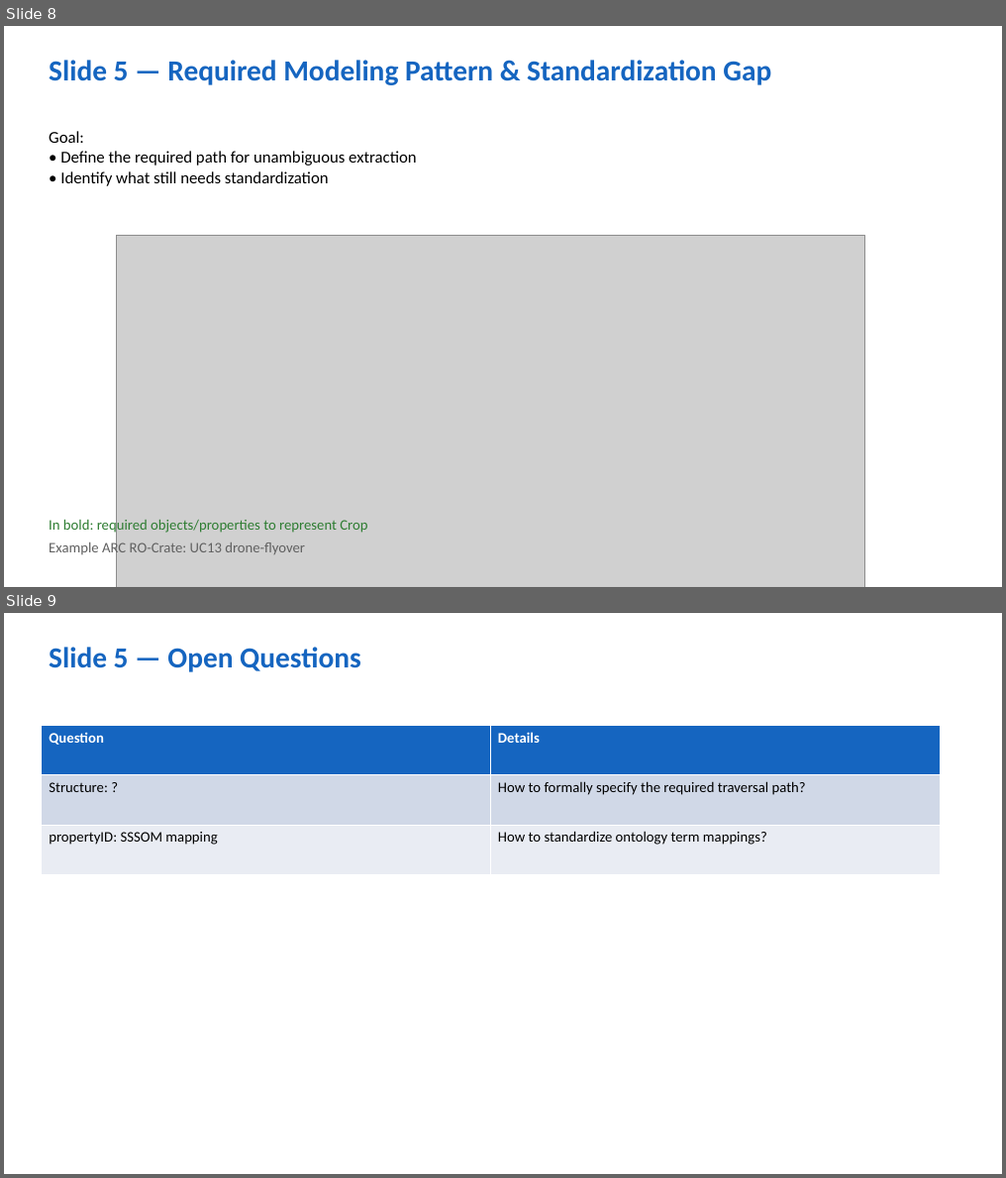
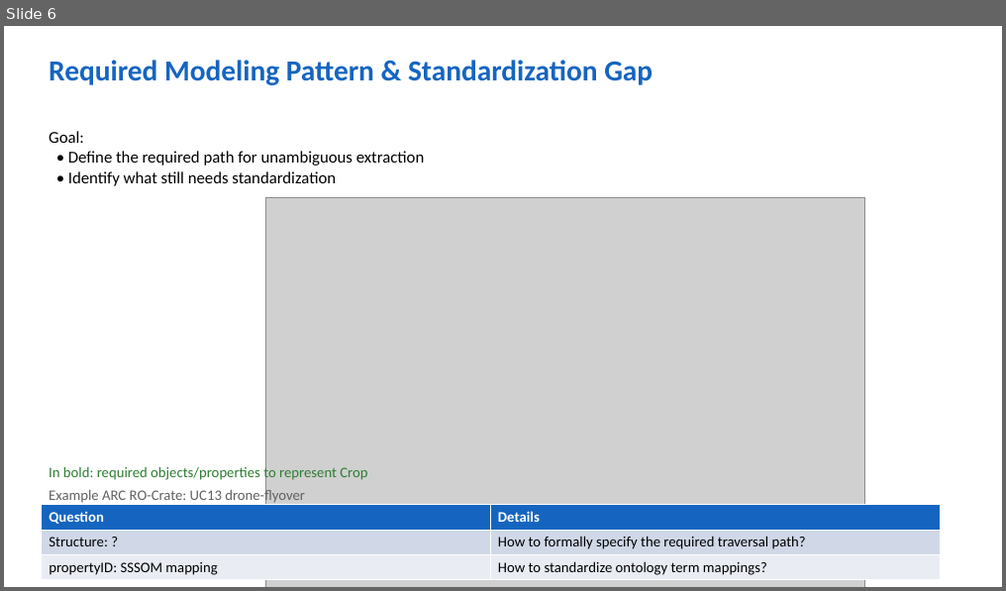
Before and after one commit to jorgitogb/fairweaver, a slide deck: docs/slides/fairst-workflow-slides-editable.pptx. Shown one above the other, each under a label of ours: slides 8 and 9 before the commit, slide 6 after it. The pictures are 1006x1178 and 1006x591 pixels, drawn with LibreOffice and Linux fonts; fonts in the diff are those of the drawing; grey boxes stand for pictures. Boxes give left, top, right and bottom in pixels: in the first picture for what was removed or moved away, otherwise in the second. Text is boxed around its words. In the diff, an @@ line names an element or a change of style, - is before the commit and + after.

Commit message:
Add presentation slides for metadata modeling (slot 6)

```diff
--- a/docs/slides/fairst-workflow-slides-editable.pptx
+++ b/docs/slides/fairst-workflow-slides-editable.pptx
@@ slide 9 removed at [4, 613, 1002, 1174], background #FFFFFF @@
@@ text removed at [49, 647, 361, 672] @@
-Slide 5 — Open Questions
@@ table removed at [42, 725, 940, 875], 3 rows, 2 columns @@
-Question | Details
-Structure: ? | How to formally specify the required traversal path?
-propertyID: SSSOM mapping | How to standardize ontology term mappings?
@@ what was slide 8 is now slide 6 @@
@@ slide 6 changed as well @@
@@ text at [49, 60, 652, 85]: text changed @@
-Slide 5 — Required Modeling Pattern & Standardization Gap
+Required Modeling Pattern & Standardization Gap
@@ text "Goal:" rewrapped from [49, 131, 417, 186] to [49, 131, 425, 186] @@
@@ picture: place and size @@
-picture at [116, 236, 865, 587]
+picture at [266, 198, 865, 587]
@@ text "In bold: required objects/properties to ...": place and size @@
-text "In bold: required objects/properties to ..." at [49, 518, 367, 535]
+text "In bold: required objects/properties to ..." at [49, 466, 367, 482]
@@ text "Example ARC RO-Crate: UC13 drone-flyover": place and size @@
-text "Example ARC RO-Crate: UC13 drone-flyover" at [49, 540, 305, 557]
+text "Example ARC RO-Crate: UC13 drone-flyover" at [49, 488, 305, 505]
@@ table added at [42, 505, 940, 579], 3 rows, 2 columns @@
+Question | Details
+Structure: ? | How to formally specify the required traversal path?
+propertyID: SSSOM mapping | How to standardize ontology term mappings?
```
Also in this commit, not shown: 5 other slides changed, 2 other slides removed, 6 other files.
